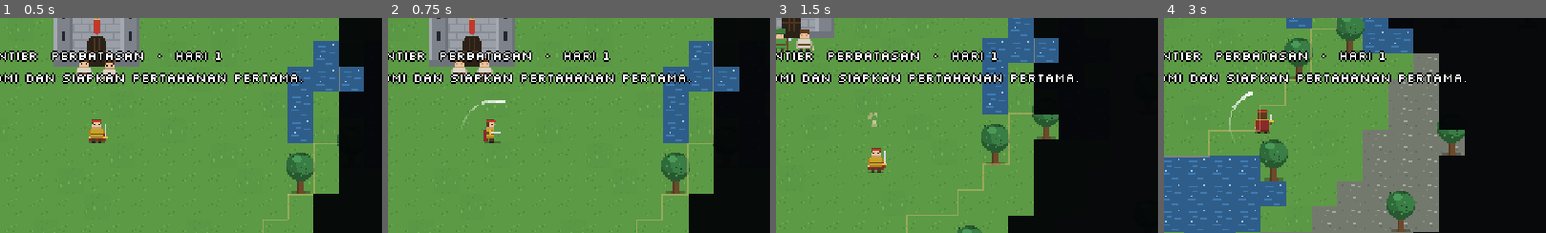
Above: before the commit, frames 1-4 (left to right).
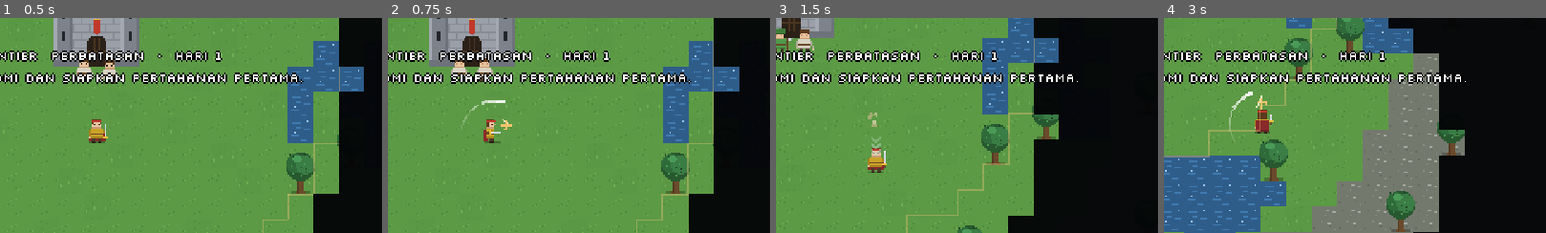
Above: after the commit, the same moments.

Repository: shimleabyte/hold-the-keep
Game: Godot game, scene res://scenes/main.tscn
Two runs of this game, one before a commit and one after it. Both use one fixed random seed, a clock stepped at 60 frames per second and the inputs below.
Inputs (mouse positions are % of the whole screen's width and height, from its top left):
- Up to frame 1 (0.5 s): no input
- Up to frame 2 (0.75 s): tap Enter at 0.5 s; move the mouse to (72, 45) at 0.52 s; hold D (move_right) from 0.53 s (still down); tap C (ability_cleave) at 0.6 s; click (72, 45) at 0.67 s
- Up to frame 3 (1.5 s): tap Space at 0.77 s; move the mouse to (30, 55) at 1.27 s; release D (move_right) at 1.28 s; hold S (move_down) from 1.28 s (still down); tap Q (ability_dash) at 1.35 s
- Up to frame 4 (3 s): tap Space at 1.52 s; move the mouse to (60, 28) at 2.02 s; release S (move_down) at 2.03 s; hold D (move_right) 2.03-2.78 s; tap V (ability_rally) at 2.1 s; move the mouse to (45, 70) at 2.77 s; hold W (move_up) from 2.78 s (still down); tap F (attack) at 2.85 s; click (45, 70) at 2.92 s
The pictures show only the part of the screen within x 37-87%, y 24-74%; the shares and areas given below are measured in that part.

Frame 1 is identical in both runs. In frame 2, less than 0.1% of the frame differs, in the area x 29-33%, y 47-52%; in frame 3, 0.1%, in the area x 25-28%, y 55-64%; in frame 4, less than 0.1%.

Commit message:
Integrate directional combat feedback into player rendering

Diff:
--- a/scripts/entities/player.gd
+++ b/scripts/entities/player.gd
@@ -4,6 +4,7 @@
 ## jatuh di frame benturan (bukan saat tombol ditekan).
 
 const SpriteAnim := preload("res://scripts/entities/sprite_anim.gd")
+const CombatVisualFeedback := preload("res://scripts/entities/combat_visual_feedback.gd")
 const SPRITE := preload("res://assets/sprites/player.svg")
 const FW := 20
 const FH := 20
@@ -39,6 +40,7 @@
 var hp := MAX_HP
 var spawn_pos := Vector2.ZERO
 var anim := SpriteAnim.new()
+var combat_feedback = CombatVisualFeedback.new()
 
 var _cooldown := 0.0
 var _atk_cd := 0.0
@@ -122,6 +124,8 @@
 
 
 func _physics_process(delta: float) -> void:
+    if combat_feedback.advance(delta):
+        queue_redraw()
     _cooldown = maxf(0.0, _cooldown - delta)
     _atk_cd = maxf(0.0, _atk_cd - delta)
     _dash_cd = maxf(0.0, _dash_cd - delta)
@@ -255,6 +259,7 @@
         anim.face(foe.global_position - global_position)
     anim.play("attack", true)
     _pending_attack = HIT_DELAY
+    combat_feedback.begin_windup(facing, HIT_DELAY, false)
     _swing = SWING_TIME
     Events.player_attacked.emit()
     queue_redraw()
@@ -262,6 +267,7 @@
 
 ## Dipanggil di frame benturan: kena semua musuh dalam jangkauan.
 func _apply_attack() -> void:
+    combat_feedback.end_windup()
     var origin := global_position + Vector2(0, -6)
     for e in get_tree().get_nodes_in_group("enemies"):
         var n := e as Node2D
@@ -306,6 +312,7 @@
         _dash_dir = Vector2.DOWN
     _dash_cd = DASH_COOLDOWN
     _dash_t = DASH_DURATION
+    combat_feedback.register_ability("dash", _dash_dir, DASH_DURATION + 0.08)
     _invuln = maxf(_invuln, DASH_DURATION + 0.12)
     _pending_attack = -1.0
     _pending_harvest = null
@@ -342,6 +349,7 @@
     _cleave_cd = CLEAVE_COOLDOWN
     _cleave_pending = 0.22
     _cleave_t = 0.42
+    combat_feedback.register_ability("cleave", facing, _cleave_t)
     _pending_attack = -1.0
     anim.play("attack", true)
     Events.player_attacked.emit()
@@ -375,6 +383,7 @@
         return false
     _rally_cd = RALLY_COOLDOWN
     _rally_t = 8.0
+    combat_feedback.register_ability("rally", Vector2.ZERO, 0.35)
     var affected := 0
     for defender in get_tree().get_nodes_in_group("defenders"):
         if not is_instance_valid(defender):
@@ -444,10 +453,15 @@
 
 
 func take_damage(amount: int) -> void:
+    take_damage_from(amount, Vector2.ZERO)
+
+
+func take_damage_from(amount: int, source_position: Vector2) -> void:
     if _invuln > 0.0 or hp <= 0:
         return
     hp -= amount
     _since_hit = 0.0
+    combat_feedback.register_hit(source_position, global_position, 1.0)
     Events.fx_burst.emit("hurt", global_position + Vector2(0, -8), Vector2.ZERO, 1.0)
     Events.screen_shake.emit(1.0, 0.1)
     _hurt_t = HURT_TIME
@@ -527,6 +541,7 @@
 
 func _draw() -> void:
     anim.draw(self, SPRITE, FW, FH)
+    combat_feedback.draw(self, FH, Color("#c8caa0"))
     if _swing > 0.0:
         _draw_slash()
     if _cleave_t > 0.0:
